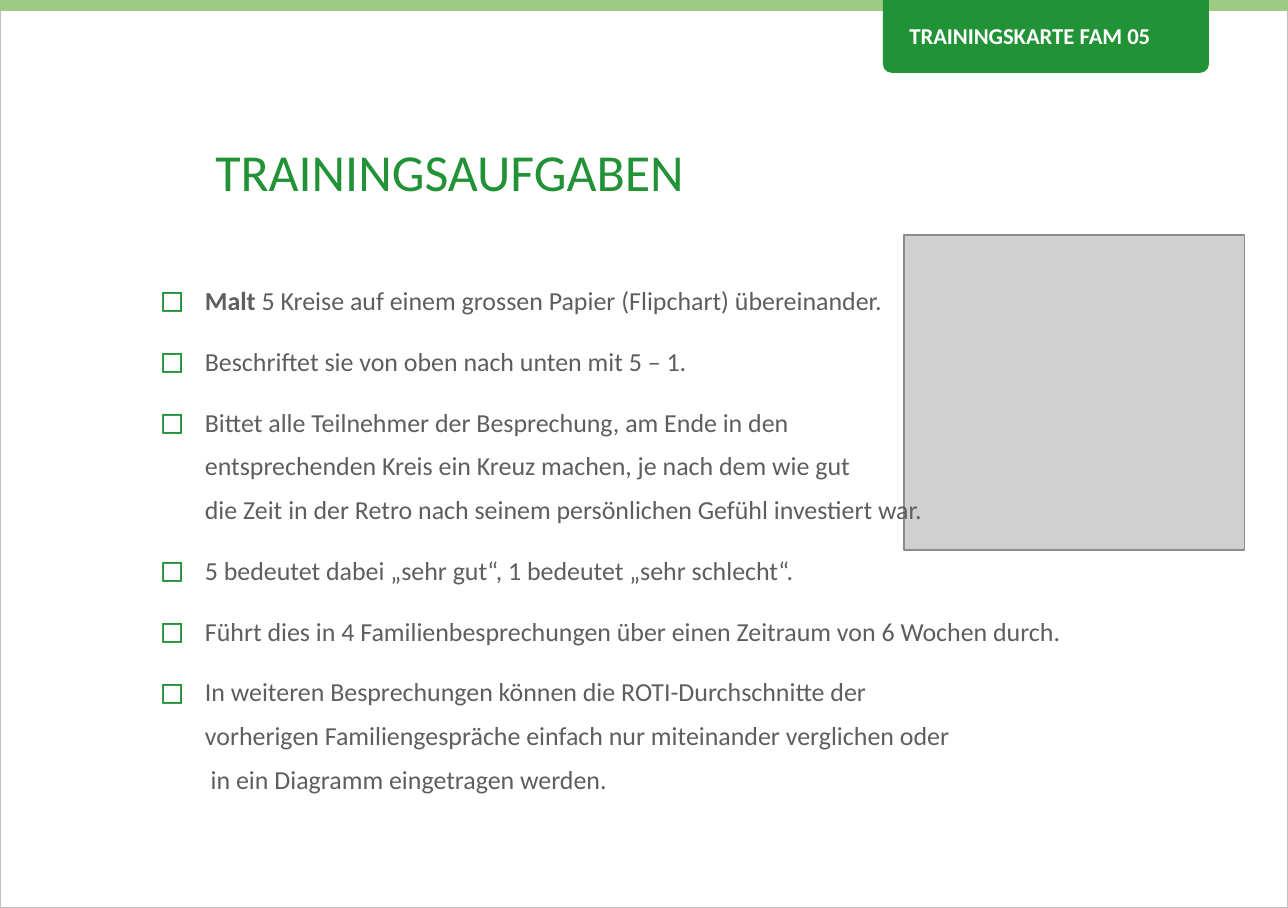
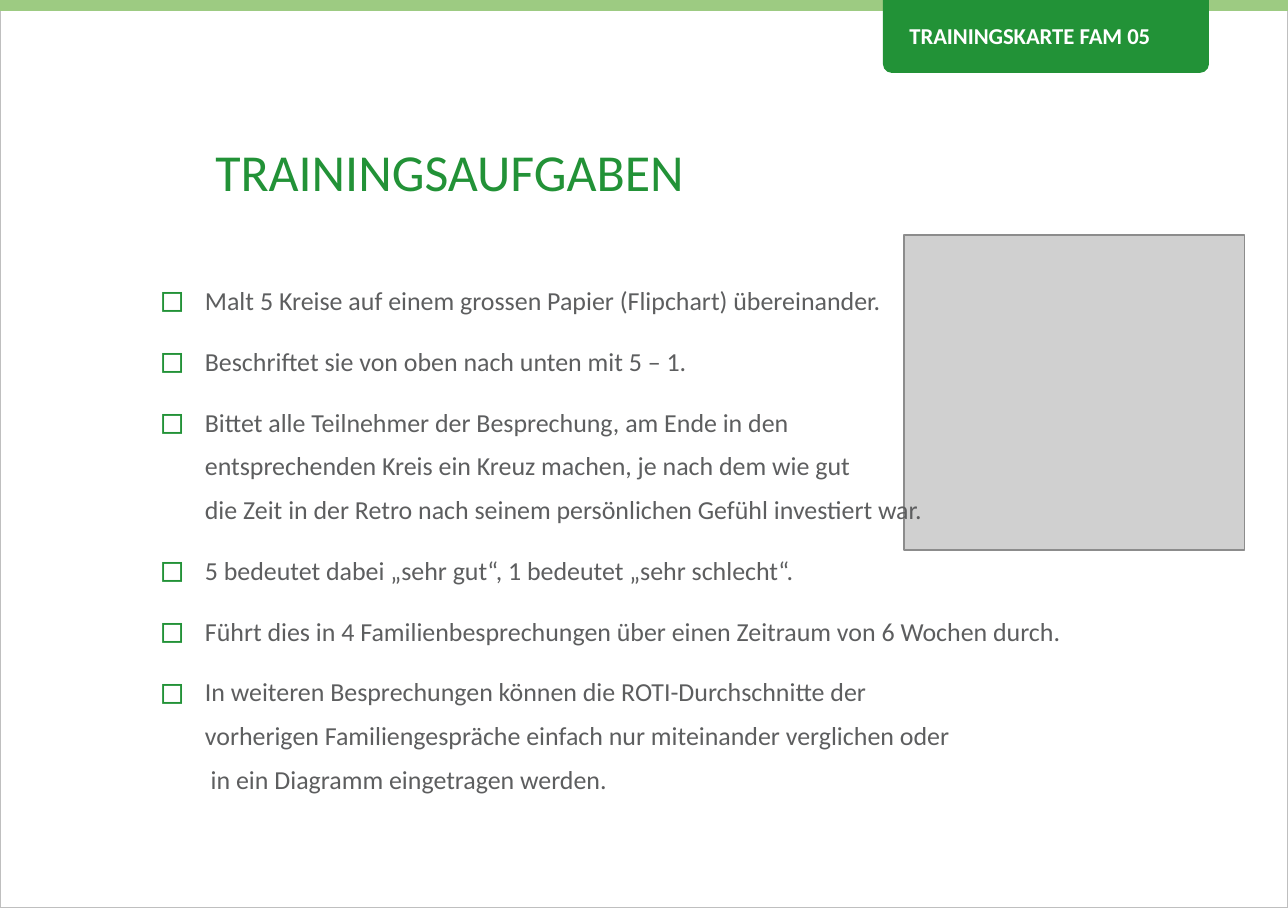
Before and after one commit to Teamtool/training-materials, a slide deck: slide 2 of emotional erwachsen/Family (FAM)/ger/apprentice/ger_FAM_05_ROTI_EE_A.pptx. Drawn at 1288x908 pixels with LibreOffice and Linux fonts; fonts in the diff are those of the drawing; grey boxes stand for pictures; background and template pictures are left out. Boxes give left, top, right and bottom in pixels: in the first picture for what was removed or moved away, otherwise in the second. Text is boxed around its words. In the diff, an @@ line names an element or a change of style, - is before the commit and + after.

```diff
--- a/emotional erwachsen/Family (FAM)/ger/apprentice/ger_FAM_05_ROTI_EE_A.pptx
+++ b/emotional erwachsen/Family (FAM)/ger/apprentice/ger_FAM_05_ROTI_EE_A.pptx
@@ text at (205,291,880,315): bold off in "Malt" @@
```
Also in this commit, not shown: 1 other slide changed, 1 other file.
